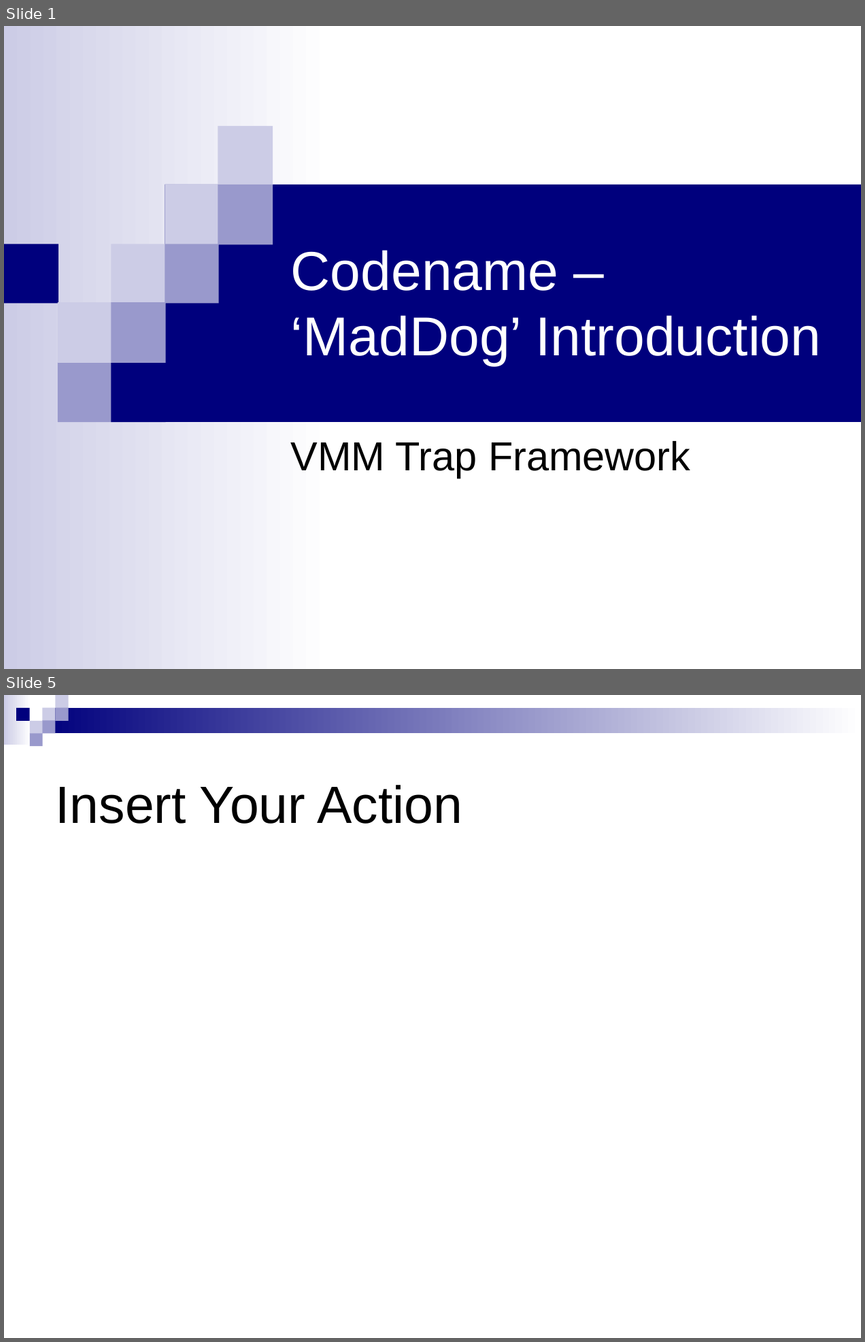
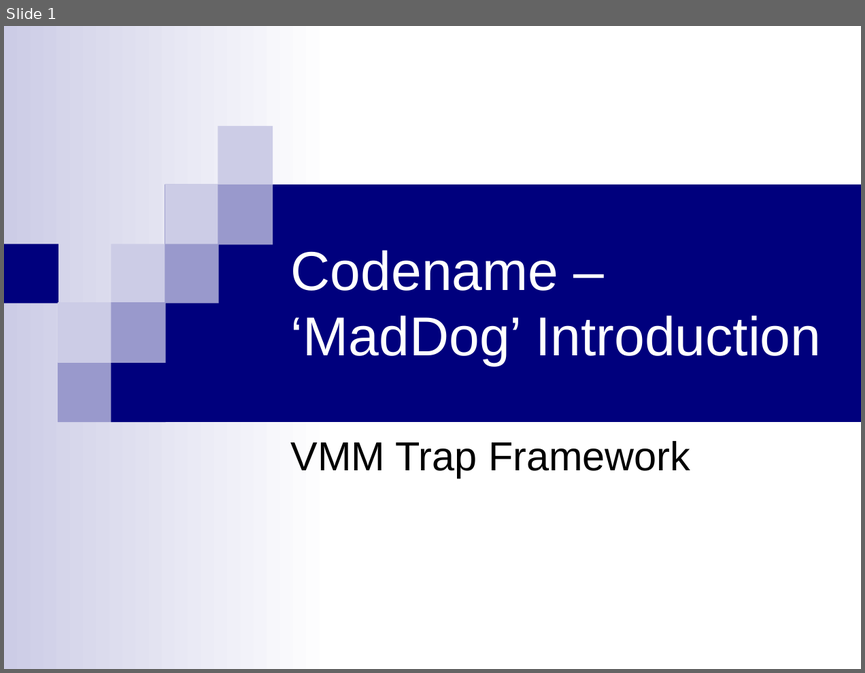
Before and after one commit to xdel/bluepillstudy, a slide deck: Framework/MadDog/doc/MadDog Project.ppt. Shown one above the other, each under a label of ours: slides 1 and 5 before the commit, slide 1 after it; the slides between them are not shown. The pictures are 865x1342 and 865x673 pixels, drawn with LibreOffice and Linux fonts; fonts in the diff are those of the drawing. Boxes give left, top, right and bottom in pixels: in the first picture for what was removed or moved away, otherwise in the second. Text is boxed around its words. In the diff, an @@ line names an element or a change of style, - is before the commit and + after.

```diff
--- a/Framework/MadDog/doc/MadDog Project.ppt
+++ b/Framework/MadDog/doc/MadDog Project.ppt
@@ slide 5 removed at (4,695,861,1338), background #FFFFFF @@
@@ group removed at (4,695,861,747): 9 rectangles @@
@@ title removed at (55,785,463,824) @@
-Insert Your Action
```
Also in this commit, not shown: 3 slides changed, 4 slides added, 1 other slide removed.
